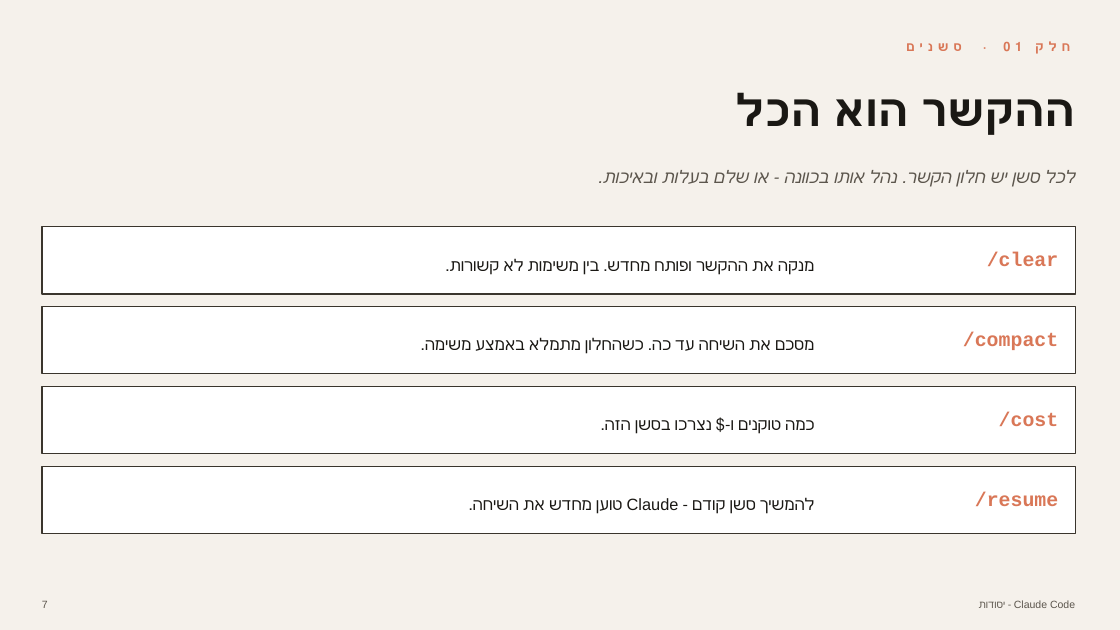
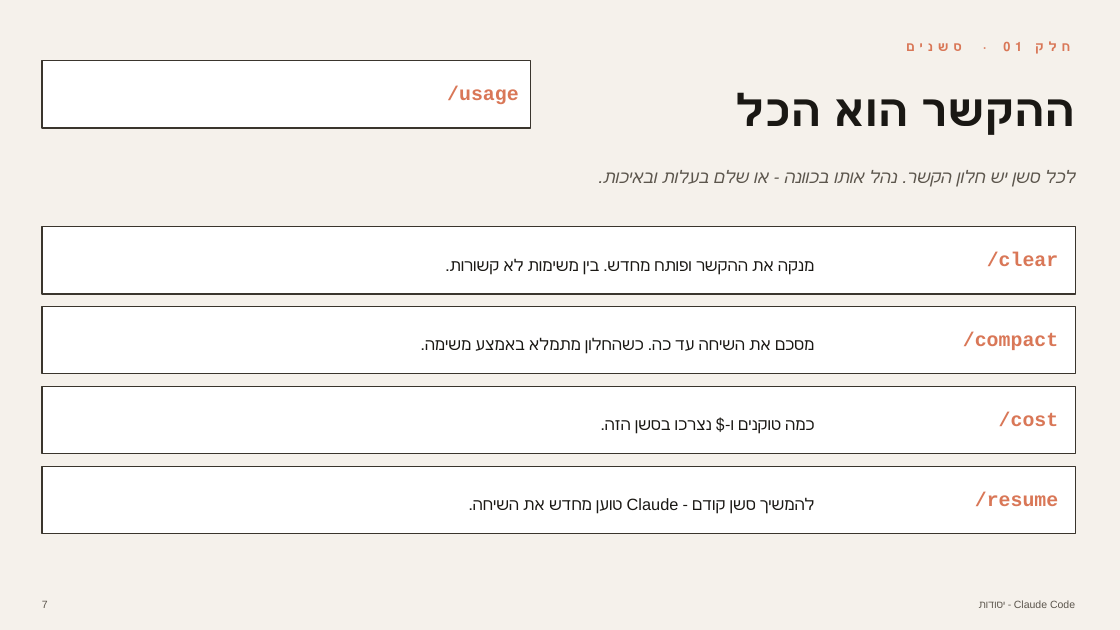
Before and after one commit to talgurevich/claude101, a slide deck: slide 16 of session-01/claude-code-deck1-he.pptx (slide 12 before the commit). Drawn at 1120x630 pixels with LibreOffice and Linux fonts; fonts in the diff are those of the drawing. Boxes give left, top, right and bottom in pixels: in the first picture for what was removed or moved away, otherwise in the second. Text is boxed around its words. In the diff, an @@ line names an element or a change of style, - is before the commit and + after.

```diff
--- a/session-01/claude-code-deck1-he.pptx
+++ b/session-01/claude-code-deck1-he.pptx
@@ rectangle added at (42,60,531,128), fill #FFFFFF, outline #3A352D 1 pt @@
@@ text added at (447,86,518,104), 17 pt, text #D97757, bold @@
+/usage
```
Also in this commit, not shown: 2 other slides changed, 5 slides added, 1 other file.
